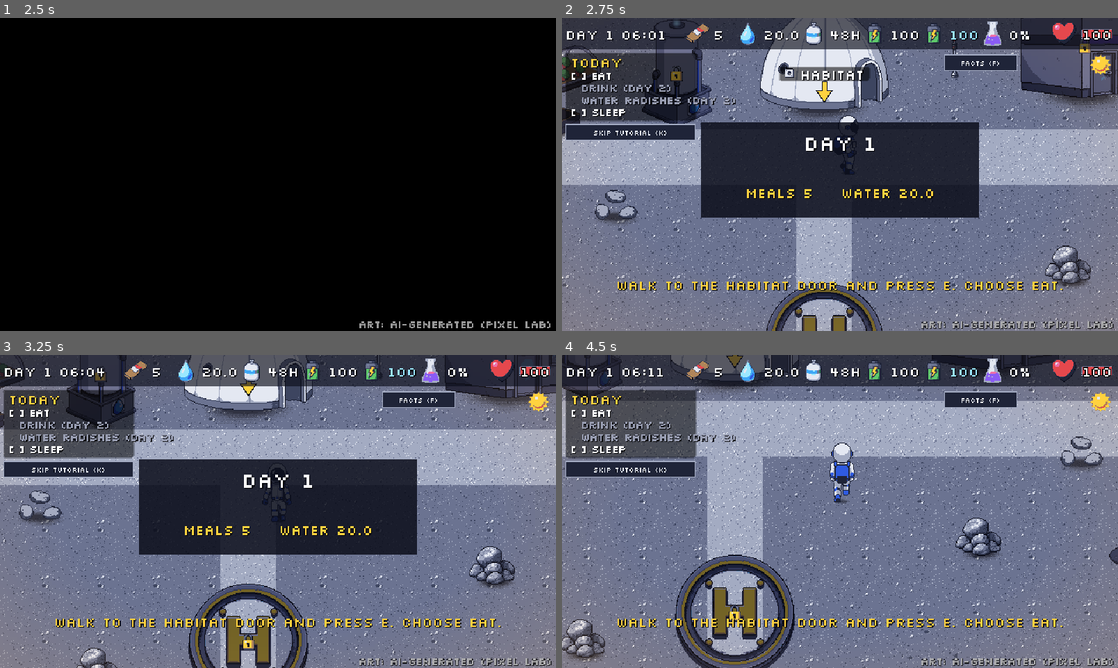
Above: before the commit, frames 1-4 (two rows, left to right).
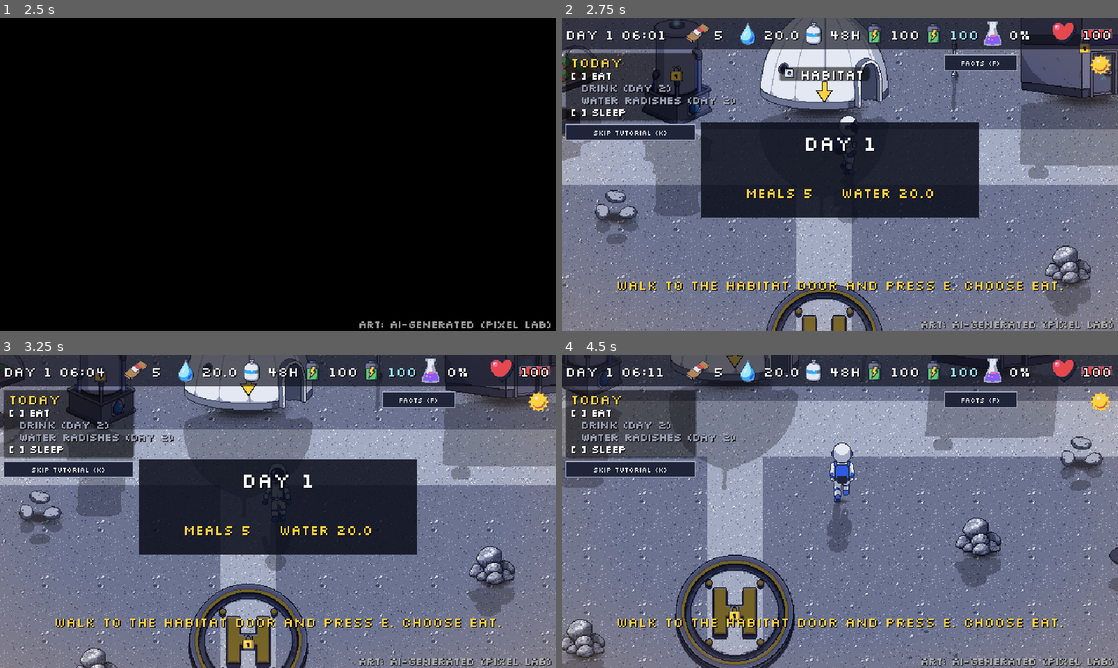
Above: after the commit, the same moments.

Repository: me-AMM/Wings-of-wax
Game: Godot game, scene res://scenes/Title.tscn
Two runs of this game, one before a commit and one after it. Both use one fixed random seed, a clock stepped at 60 frames per second and the inputs below.
Inputs (mouse positions are in pixels of both pictures, inside the frame that each line leads up to):
- Up to frame 1 (2.5 s): click "Start Game" at 0.5 s; click "Continue" at 1.25 s; tap Enter (ui_accept) at 2, 2.27 s; move the mouse to (400, 158) at 2.02 s; hold Right (move_right) from 2.03 s (still down); hold E (interact) from 2.03 s (still down); click (400, 158) at 2.17 s
- Up to frame 2 (2.75 s): keep holding Right (move_right); keep holding E (interact)
- Up to frame 3 (3.25 s): move the mouse to (166, 527) at 2.77 s; release Right (move_right) at 2.78 s; release E (interact) at 2.78 s; hold Down (move_down) from 2.78 s (still down); tap L at 2.85 s; tap Enter (ui_accept) at 3.02 s
- Up to frame 4 (4.5 s): tap E (interact) at 3.5, 4.25 s; move the mouse to (895, 442) at 3.52 s; release Down (move_down) at 3.53 s; hold Right (move_right) 3.53-4.28 s; tap F at 3.6 s; move the mouse to (812, 574) at 4.27 s; hold Up (move_up) from 4.28 s (still down); tap J at 4.35 s; click (812, 574) at 4.42 s

Frame 1 is identical in both runs. In frame 2, 7.5% of the frame differs, in the area x 0-100%, y 19-96%; in frame 3, 9.5%, in the area x 0-100%, y 10-84%; in frame 4, 9.1%.

Commit message:
POLISH 2: polar sun long shadows that turn with the clock, hidden on shadow days; welcome card line; stronger grounding
Co-Authored-By: Claude Opus 5.5 <noreply@anthropic.com>

Diff:
--- a/data/text.json
+++ b/data/text.json
@@ -273,7 +273,7 @@
   "cards": {
     "welcome": {
       "title": "Welcome to the south pole",
-      "body": "The Sun circles low here, so there is no daily night. But some craters are always dark, and the Moon's shadows can block the Sun for days.",
+      "body": "No daily night here, but some craters are always dark and shadows can block the Sun for days. Watch your shadow: the Sun circles the sky here.",
       "source": "NASA Artemis"
     },
     "breathing": {
--- a/scripts/polish.gd
+++ b/scripts/polish.gd
@@ -17,8 +17,16 @@
 const BAYER := [0, 8, 2, 10, 12, 4, 14, 6, 3, 11, 1, 9, 15, 7, 13, 5]    # 4x4 ordered dither, pixel-art soft edges
 const SHADOW_ALPHA := 0.45        # contact shadow core
 const SHADOW_FLAT := 0.25         # contact shadow height / width
-const DIRT_ALPHA := 0.30          # dark dirt patch under buildings
+const DIRT_ALPHA := 0.38          # dark dirt patch under buildings
 const DIRT_WIDE := 1.18           # dirt patch width / ground-contact width
+# POLAR SUN: at the south pole the Sun circles low on the horizon, so shadows are long and turn once a day.
+const SUN_ALPHA := 0.27           # long shadow darkness
+const SUN_LENGTH := 1.5           # shadow length / object height
+const SUN_FLAT := 0.55            # top-down view squashes the north-south part of the direction
+const SUN_PHASE := 0.0            # turn the whole clock (radians) if the shadows point the wrong way at 06:00
+var sun_group: CanvasGroup        # all long shadows: drawn as one layer, so overlaps never get darker
+var sun_items: Array = []         # [shadow Sprite2D, node] pairs
+var player_sun: Sprite2D
 static var _shadow_cache := {}
 static var _bases := {}
 
@@ -110,6 +118,13 @@
 	ps.position = Vector2(0, -2)          # overlaps the boots (feet are on the origin)
 	player.add_child(ps)
 	player.move_child(ps, 0)
+	player_sun = Sprite2D.new()
+	player_sun.name = "SunShadow"
+	player_sun.centered = false
+	player_sun.show_behind_parent = true
+	player_sun.modulate = Color(0.02, 0.02, 0.06, SUN_ALPHA)
+	player.add_child(player_sun)
+	player.move_child(player_sun, 0)
 	# 2. camera smoothing (the project snaps 2D transforms to whole pixels, so the picture stays crisp)
 	for c in player.get_children():
 		if c is Camera2D:
@@ -162,6 +177,10 @@
 	var dirt_layer := Node2D.new()
 	dirt_layer.name = "DirtPatches"
 	ground.add_child(dirt_layer)
+	sun_group = CanvasGroup.new()
+	sun_group.name = "SunShadows"
+	sun_group.self_modulate = Color(1, 1, 1, SUN_ALPHA)
+	ground.add_child(sun_group)
 	var shadow_layer := Node2D.new()
 	shadow_layer.name = "ContactShadows"
 	ground.add_child(shadow_layer)
@@ -182,14 +201,24 @@
 		dirt.texture = ellipse_texture(dw, int(dw * 0.36), DIRT_ALPHA, Color(0.10, 0.09, 0.09), seed_v, 1.0)
 		dirt.position = base + Vector2(0, -2)
 		dirt_layer.add_child(dirt)
-		var s := make_shadow(w * 1.04)
+		var s := make_shadow(w * 1.12)
 		s.show_behind_parent = false
 		s.position = base + Vector2(0, -3)          # overlaps the bottom 3-4 px of the sprite: no gap
 		shadow_layer.add_child(s)
+		# long sun shadow: the sprite's own silhouette, skewed along the sun direction (updated in _process)
+		var ls := Sprite2D.new()
+		ls.texture = sp.texture
+		ls.centered = false
+		ls.offset = sp.position + sp.offset - b["pos"]          # pixels relative to the visual base
+		ls.position = base
+		ls.modulate = Color(0.02, 0.02, 0.06)
+		sun_group.add_child(ls)
+		sun_items.append([ls, sp])
 		# follow the node if it is hidden (locked or not landed yet)
-		n.visibility_changed.connect(func(): dirt.visible = n.visible; s.visible = n.visible)
+		n.visibility_changed.connect(func(): dirt.visible = n.visible; s.visible = n.visible; ls.visible = n.visible)
 		dirt.visible = n.visible
 		s.visible = n.visible
+		ls.visible = n.visible
 
 # slow blinking lights on the charger, the recycler and the lab
 func _blinking_lights() -> void:
@@ -213,7 +242,34 @@
 		tw.tween_property(d, "modulate:a", 0.15, 1.1 + 0.3 * randf())
 		tw.tween_property(d, "modulate:a", 1.0, 1.1 + 0.3 * randf())
 
+# ground direction of the shadows: one full turn per 24 game hours
+func sun_dir() -> Vector2:
+	var a := TAU * GameState.hour / 24.0 + SUN_PHASE
+	return Vector2(cos(a), sin(a) * SUN_FLAT)
+
+func _update_sun() -> void:
+	var on := not GameState.in_shadow       # shadow days: the Sun is blocked, no long shadows
+	var skew_axis := -sun_dir() * SUN_LENGTH  # a pixel h above the base lands h * SUN_LENGTH along the direction
+	if sun_group != null:
+		sun_group.visible = on
+		for it in sun_items:
+			var ls: Sprite2D = it[0]
+			ls.texture = it[1].texture           # follows texture swaps (dusty panels, empty charger)
+			ls.transform = Transform2D(Vector2(1, 0), skew_axis, ls.position)
+	if player_sun != null:
+		player_sun.visible = on
+		var ps: AnimatedSprite2D = null
+		for c in player.get_children():
+			if c is AnimatedSprite2D:
+				ps = c
+		if ps != null and ps.sprite_frames != null:
+			player_sun.texture = ps.sprite_frames.get_frame_texture(ps.animation, ps.frame)
+			player_sun.offset = ps.offset
+			player_sun.flip_h = ps.flip_h
+			player_sun.transform = Transform2D(Vector2(1, 0), skew_axis, Vector2.ZERO)
+
 func _process(delta: float) -> void:
+	_update_sun()
 	# an occasional sparkle on a solar panel
 	if panels.is_empty() or GameState.in_shadow:
 		return
Binary file changed: docs/screenshots/01_title.png
Binary file changed: docs/screenshots/02_outpost_sliders.png
Binary file changed: docs/screenshots/03_storm_mission_real_flare.png
Binary file changed: docs/screenshots/04_shadow_day.png
Binary file changed: docs/screenshots/05_day1_goals.png
Not shown, changed: docs/DECISIONS_LOG.md
